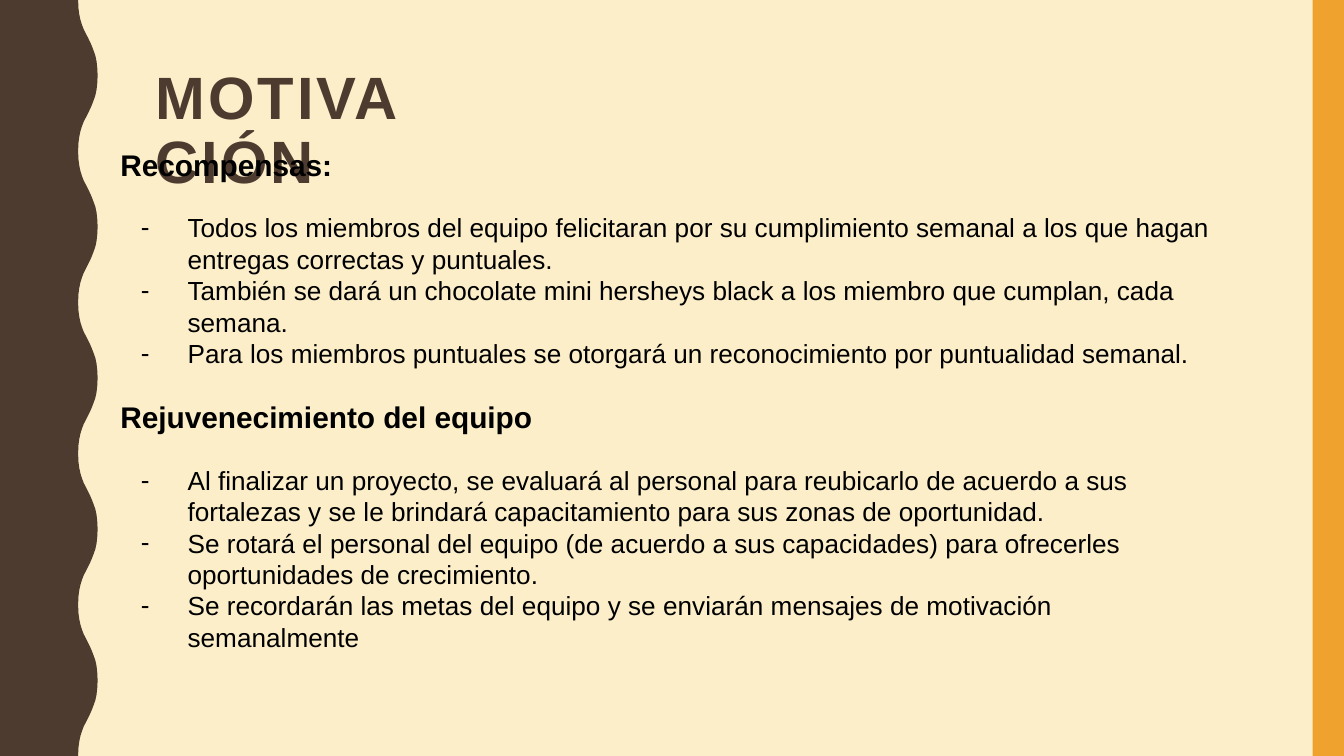
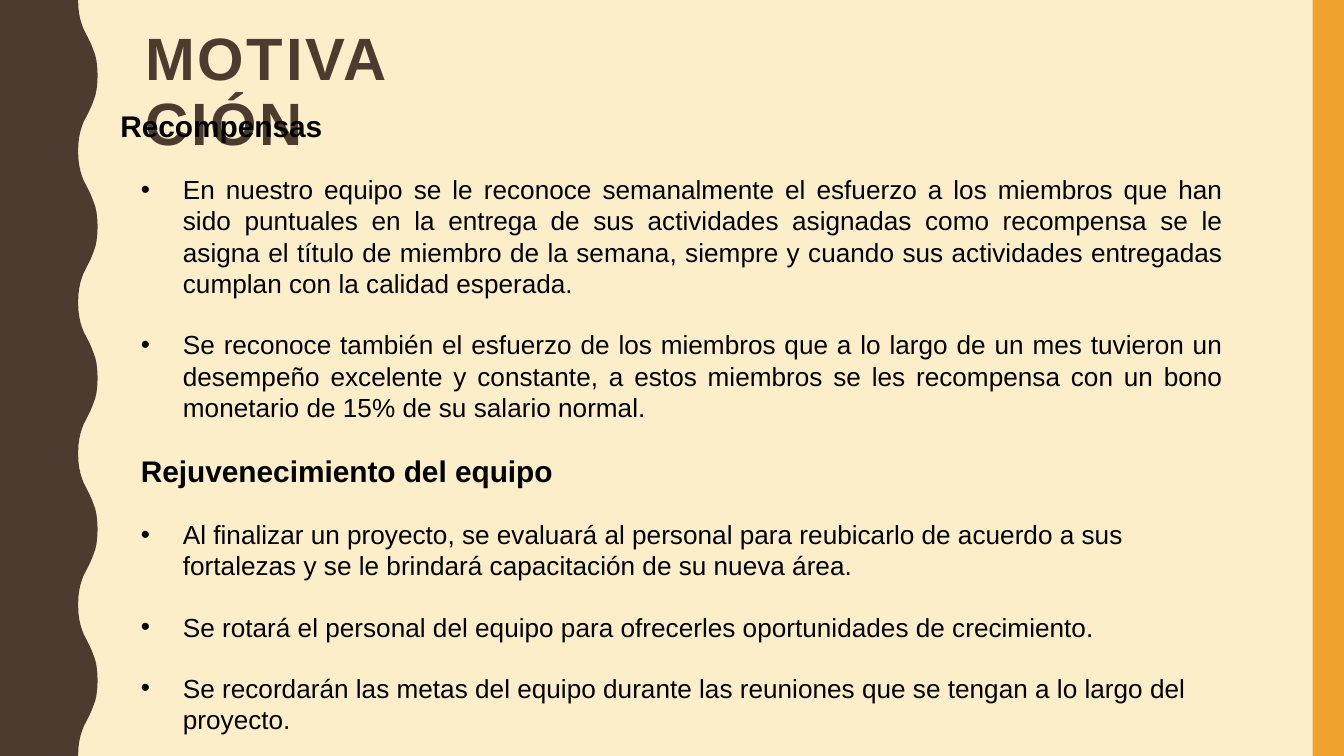
Before and after one commit to lagis/DEUV, a slide deck: slide 4 of Estrategia de equipo de alto desempeño.pptx. Drawn at 1344x756 pixels with LibreOffice and Linux fonts; fonts in the diff are those of the drawing. Boxes give left, top, right and bottom in pixels: in the first picture for what was removed or moved away, otherwise in the second. Text is boxed around its words. In the diff, an @@ line names an element or a change of style, - is before the commit and + after.

```diff
--- a/Estrategia de equipo de alto desempeño.pptx
+++ b/Estrategia de equipo de alto desempeño.pptx
@@ title "MOTIVACIÓN": place and size @@
-title "MOTIVACIÓN" at <box>142,54,458,133</box>
+title "MOTIVACIÓN" at <box>132,16,448,95</box>
@@ text "Recompensas": place and size @@
-text "Recompensas" at <box>120,152,1209,648</box>
+text "Recompensas" at <box>120,113,1222,735</box>
@@ text at <box>120,113,1222,418</box>: text changed @@
-Recompensas:
-– Todos los miembros del equipo felicitaran por su cumplimiento semanal a los que hagan entregas correctas y puntuales.
-– También se dará un chocolate mini hersheys black a los miembro que cumplan, cada semana.
-– Para los miembros puntuales se otorgará un reconocimiento por puntualidad semanal.
+Recompensas
+• En nuestro equipo se le reconoce semanalmente el esfuerzo a los miembros que han sido puntuales en la entrega de sus actividades asignadas como recompensa se le asigna el título de miembro de la semana, siempre y cuando sus actividades entregadas cumplan con la calidad esperada.
+• Se reconoce también el esfuerzo de los miembros que a lo largo de un mes tuvieron un desempeño excelente y constante, a estos miembros se les recompensa con un bono monetario de 15% de su salario normal.
@@ text at <box>141,460,553,487</box>: indent changed @@
@@ text at <box>183,524,1185,735</box>: text changed @@
-– Al finalizar un proyecto, se evaluará al personal para reubicarlo de acuerdo a sus fortalezas y se le brindará capacitamiento para sus zonas de oportunidad.
-– Se rotará el personal del equipo (de acuerdo a sus capacidades) para ofrecerles oportunidades de crecimiento.
-– Se recordarán las metas del equipo y se enviarán mensajes de motivación semanalmente
+• Al finalizar un proyecto, se evaluará al personal para reubicarlo de acuerdo a sus fortalezas y se le brindará capacitación de su nueva área.
+• Se rotará el personal del equipo para ofrecerles oportunidades de crecimiento.
+• Se recordarán las metas del equipo durante las reuniones que se tengan a lo largo del proyecto.
```
Also in this commit, not shown: 2 other slides changed, 2 other files.
